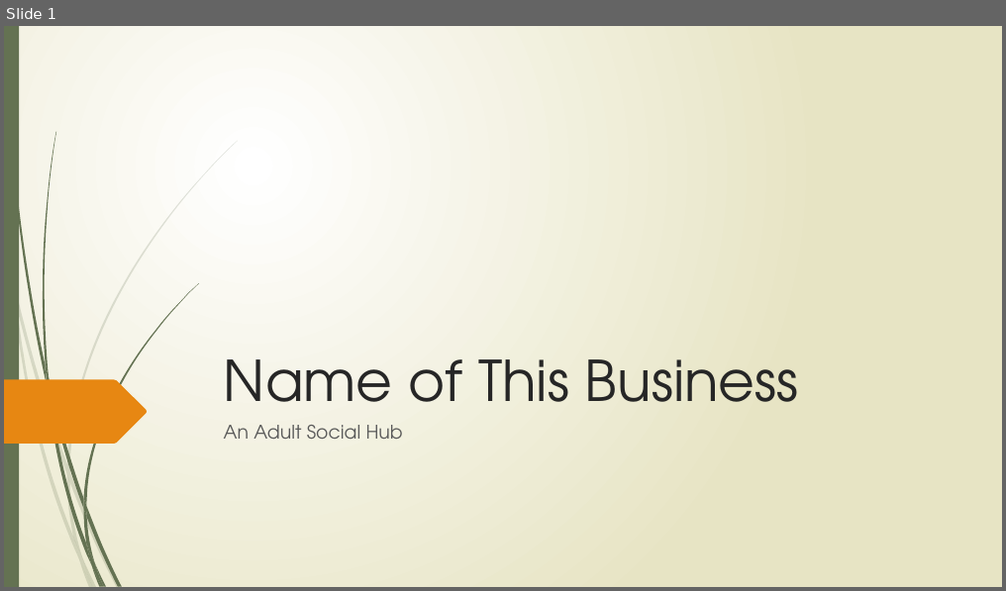
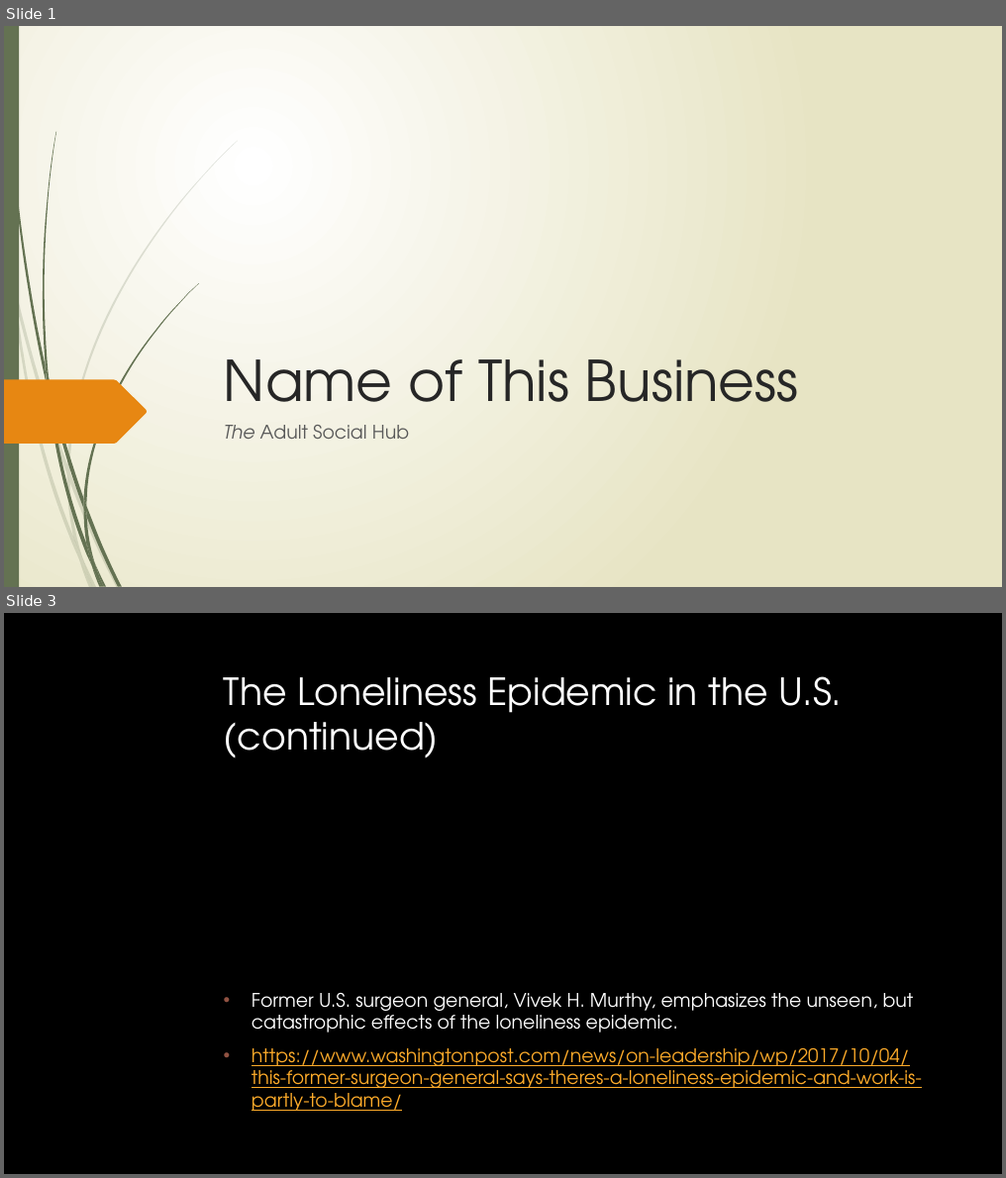
Before and after one commit to tieje/dogen, a slide deck: Presentation/SocialHub_FrancisT_06_23_2020.pptx. Shown one above the other, each under a label of ours: slide 1 before the commit, slides 1 and 3 after it; the slides between them are not shown. The pictures are 1006x591 and 1006x1178 pixels, drawn with LibreOffice and Linux fonts; fonts in the diff are those of the drawing; background and template pictures are left out. Boxes give left, top, right and bottom in pixels: in the first picture for what was removed or moved away, otherwise in the second. Text is boxed around its words. In the diff, an @@ line names an element or a change of style, - is before the commit and + after.

```diff
--- a/Presentation/SocialHub_FrancisT_06_23_2020.pptx
+++ b/Presentation/SocialHub_FrancisT_06_23_2020.pptx
@@ slide 3 added at (4, 613, 1002, 1174), background picture (left out) @@
@@ rectangle added at (4, 613, 19, 1174), fill #EAE8CF @@
@@ rectangle added at (4, 613, 1002, 1174), fill #000000 @@
@@ freeform shape added at (4, 671, 135, 713), fill #E78712 @@
@@ title added at (224, 676, 842, 759), 36 pt, text #FFFFFF @@
+The Loneliness Epidemic in the U.S. (continued)
@@ text added at (252, 993, 922, 1111), 18 pt, text #FDAB2A, underline @@
+• Former U.S. surgeon general, Vivek H. Murthy, emphasizes the unseen, but catastrophic effects of the loneliness epidemic.
+• https://www.washingtonpost.com/news/on-leadership/wp/2017/10/04/this-former-surgeon-general-says-theres-a-loneliness-epidemic-and-work-is-partly-to-blame/
@@ group added at (4, 824, 120, 1174): 5 freeform shapes @@
@@ group added at (6, 613, 122, 1174): 5 freeform shapes @@
@@ slide 1 changed as well @@
@@ subtitle at (224, 425, 409, 439): text changed @@
-An Adult Social Hub
+The Adult Social Hub
```
Also in this commit, not shown: 13 other slides changed, 3 other slides added, 2 slides removed, 5 other files.
